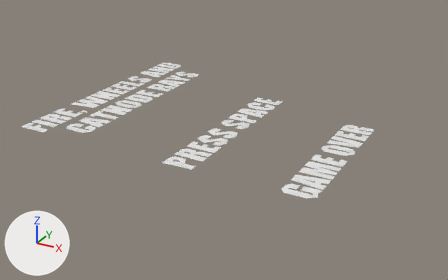
Before and after pictures for a commit that changed the Blender file ModelSrc/Menu.blend.
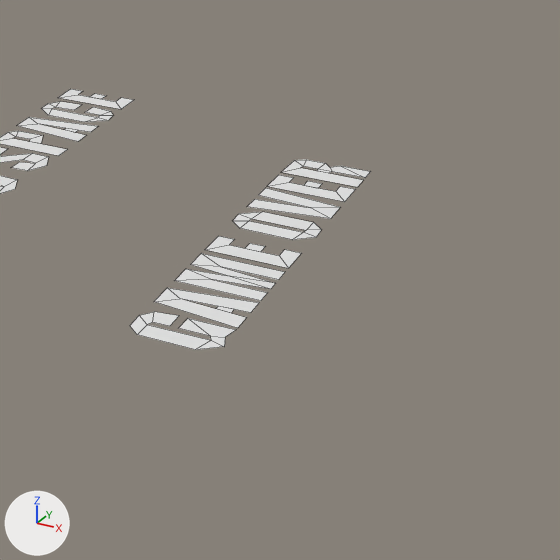
Each version is shown whole from a camera (50 mm lens) standing at (7.49, -7.11, 4.18) and looking at (2.5, 1.96, -0.35), then close up on the part from 52% to 100% of the width and 22% to 100% of the height. Every picture has the same lights, and +X, +Y and +Z are marked at lower left. The older version's two pictures come first. The close-ups show mesh edges as thin lines.

The first close-up shows 'End', 'Space'.
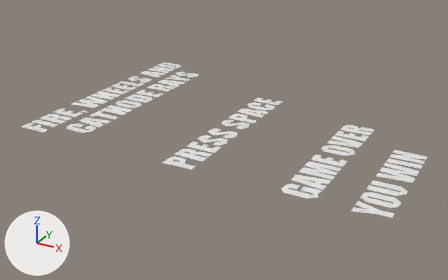
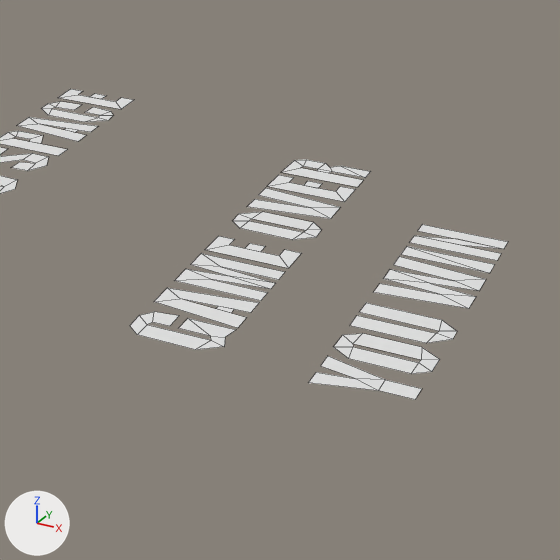
Location of each change, (x1, y1, x2, y2) in pixels of the close-ups (560 x 560 px):
'Win', added: after (309, 224, 508, 400)

What changed in the scene script:
```text
Add me_text_003:
    me_text_003.from_pydata(...)  # 58 vertices, 29 faces, 2 loose edges; spans x 0.0..2.23, y -0.01..0.53, z 0.0
    me_text_003.polygons.foreach_set('use_smooth', [True] * 29)
Add ob_win:
    ob_win = bpy.data.objects.new('Win', me_text_003)
    ob_win.location = (6.025, -0.006, 0.0)
    ob_win.rotation_euler = (0.0, 0.0, 1.571)  # degrees (0, 0, 90)
```
